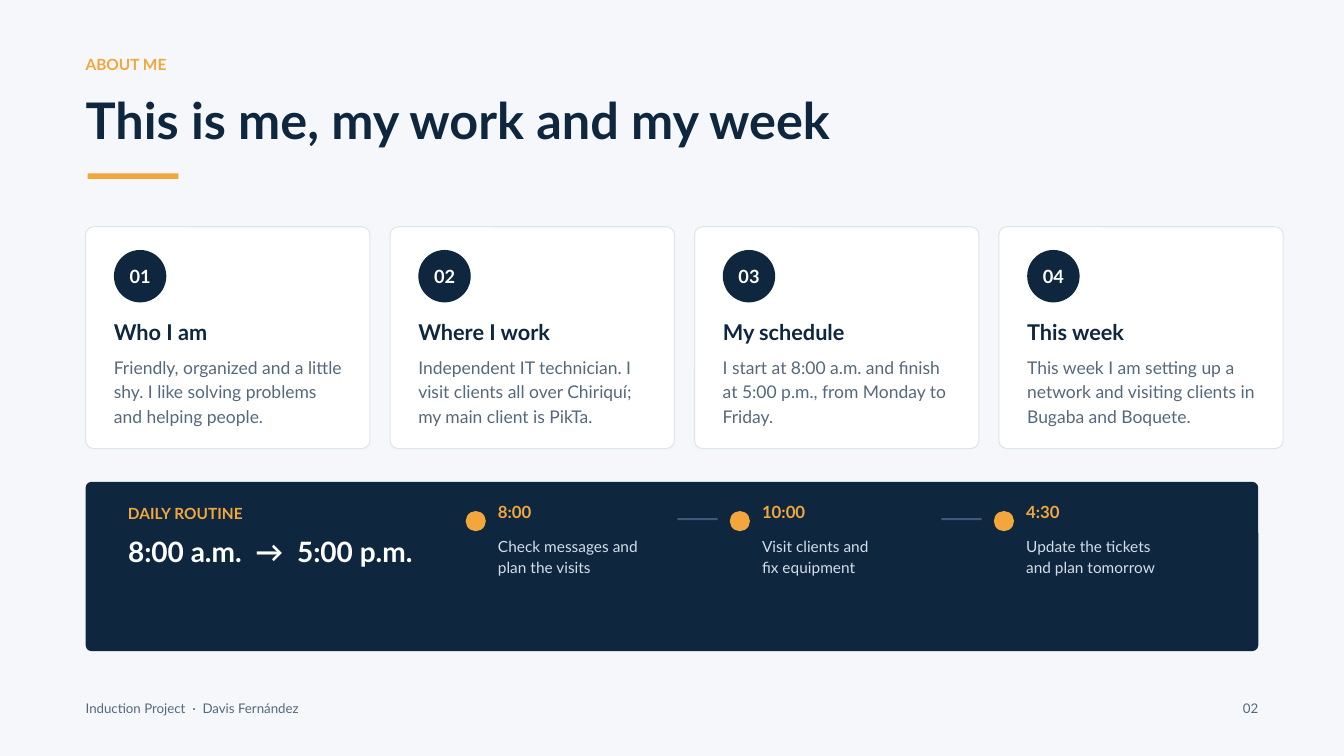
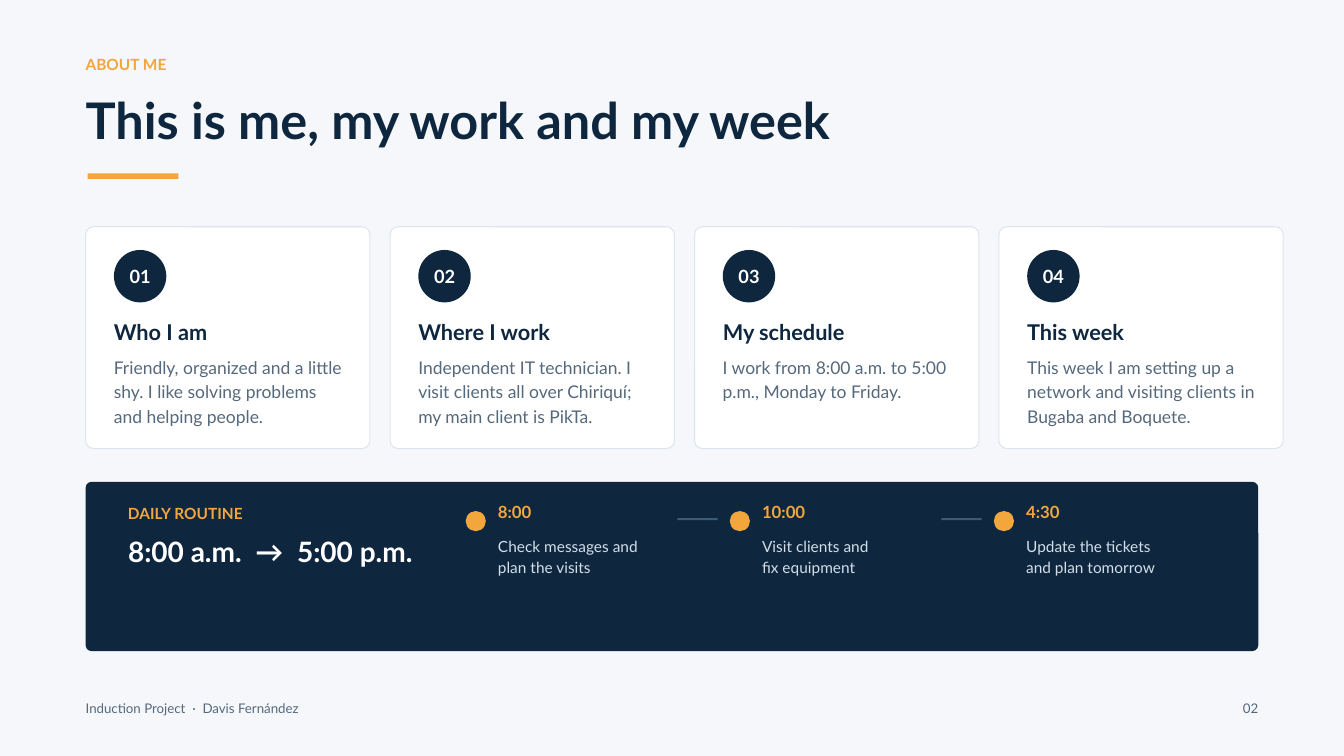
Before and after one commit to Davisday13/welcome-kit-induction, a slide deck: slide 2 of Induction_Project_Davis_Fernandez_FINAL.pptx. Drawn at 1344x756 pixels with LibreOffice and Linux fonts; fonts in the diff are those of the drawing. Boxes give left, top, right and bottom in pixels: in the first picture for what was removed or moved away, otherwise in the second. Text is boxed around its words. In the diff, an @@ line names an element or a change of style, - is before the commit and + after.

```diff
--- a/Induction_Project_Davis_Fernandez_FINAL.pptx
+++ b/Induction_Project_Davis_Fernandez_FINAL.pptx
@@ text at (723,361,946,401): text changed @@
-I start at 8:00 a.m. and finish at 5:00 p.m., from Monday to Friday.
+I work from 8:00 a.m. to 5:00 p.m., Monday to Friday.
```
Also in this commit, not shown: 1 other slide changed, 8 other files.
